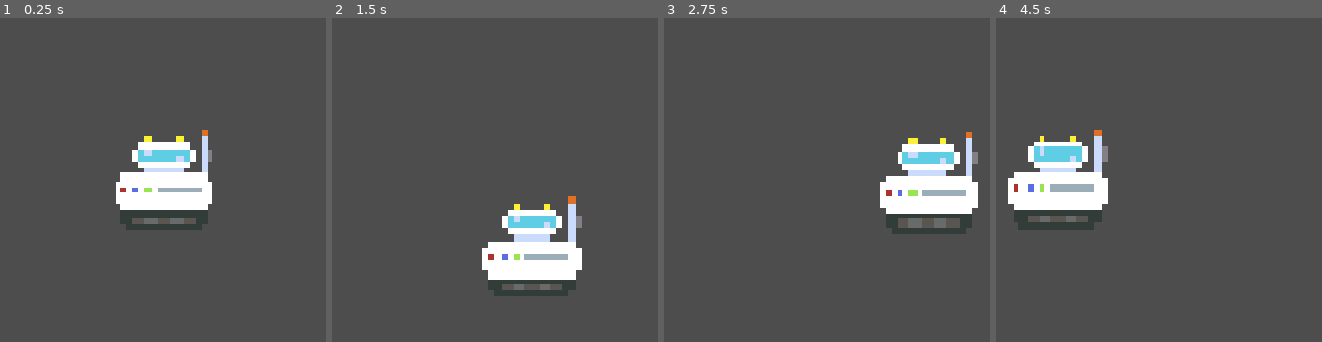
Above: before the commit, frames 1-4 (left to right).
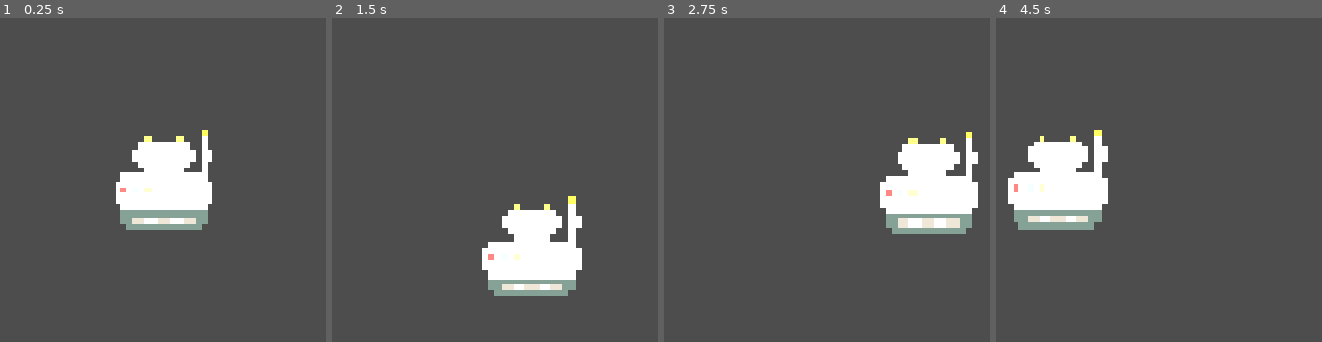
Above: after the commit, the same moments.

Repository: DanielDe8/Moonrunner
Game: Godot game, scene res://Scenes/Main.tscn
Two runs of this game, one before a commit and one after it. Both use one fixed random seed, a clock stepped at 60 frames per second and the inputs below. The engine's default icon, where the game draws it, is replaced by a stand-in: a white triangle on a blue panel in a dark square.
Inputs:
- Up to frame 1 (0.25 s): no input
- Up to frame 2 (1.5 s): tap Enter at 0.5 s; hold Right (right) 0.53-1.28 s; hold Down (down) from 1.28 s (still down)
- Up to frame 3 (2.75 s): release Down (down) at 2.03 s; hold Right (right) from 2.03 s (still down)
- Up to frame 4 (4.5 s): release Right (right) at 2.78 s; hold Up (up) 2.78-3.53 s; hold Left (left) from 3.53 s (still down)

The runs differ from the first frame. In frame 1, 3.0% of the frame differs, in the area x 36-66%, y 34-66%; in frame 2, 2.9%; in frame 3, 3.1%; in frame 4, 3.3%, in the area x 5-35%, y 34-66%.

Commit message:
add light texture, merged surface, work on light

Diff:
--- a/Objects/Player.tscn
+++ b/Objects/Player.tscn
@@ -2,6 +2,7 @@
 
 [ext_resource type="Script" uid="uid://beck1r130srfd" path="res://Scripts/player.gd" id="1_8r7yd"]
 [ext_resource type="Texture2D" uid="uid://bib3dfsyttpt8" path="res://Assets/rover_1.png" id="2_n6db0"]
+[ext_resource type="Texture2D" uid="uid://dlpd1ryoc6wrk" path="res://Assets/light_texture.png" id="3_yk4ok"]
 
 [sub_resource type="CircleShape2D" id="CircleShape2D_kln2b"]
 radius = 8.0
@@ -20,3 +21,11 @@
 
 [node name="CollisionShape2D" type="CollisionShape2D" parent="." unique_id=1862852225]
 shape = SubResource("CircleShape2D_kln2b")
+
+[node name="PointLight2D" type="PointLight2D" parent="." unique_id=615736114]
+show_behind_parent = true
+position = Vector2(-2.1684303, 1.875145)
+color = Color(0.9639546, 0.9663505, 0.9335374, 1)
+energy = 1.75
+shadow_enabled = true
+texture = ExtResource("3_yk4ok")
Binary file added: Assets/light_texture.png
Not shown, added: Assets/light_texture.png.import
Binary file added: Assets/planet_surface_merged.png
Not shown, added: Assets/planet_surface_merged.png.import
